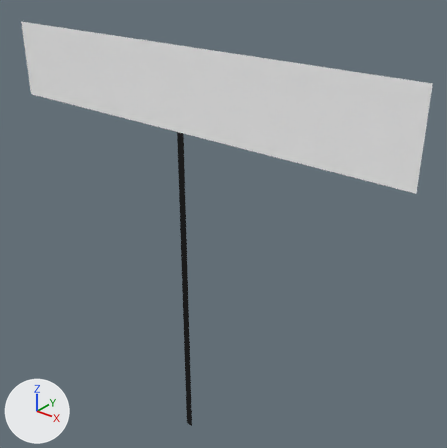
An edit to the glTF model back-ar-maps/app/static/3d_models/sign.glb, drawn before and after from the same camera.
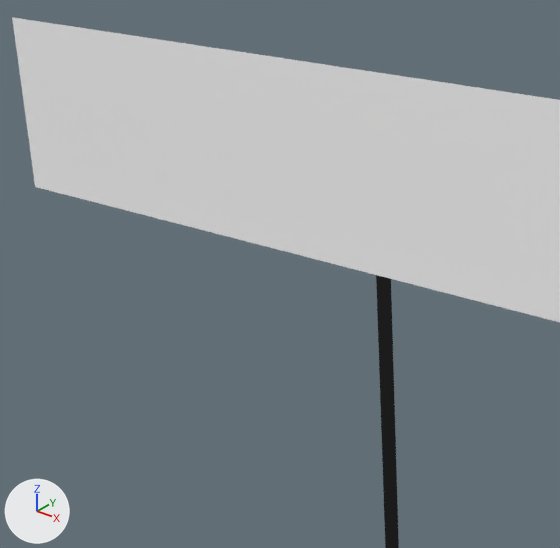
Old and new are each drawn whole from a 50 mm camera at (1.92, -2.55, 1.81) aimed at (0.11, -0.29, 0.41) and again close up on the part from 4% to 57% of the width and 3% to 56% of the height. The lights are fixed; the arrows at lower left show +X, +Y and +Z. Where no turn or scale is listed for an object, it has been applied to the vertices.
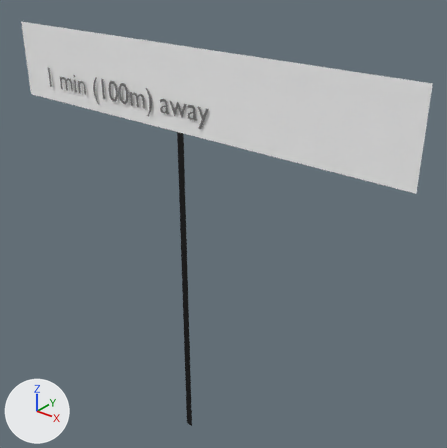
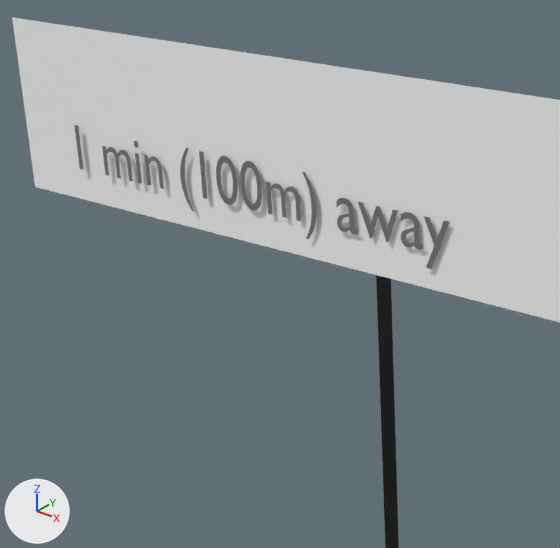
Edits to the bpy script that builds the scene:
```text
Add mat_material_004:
    mat_material_004 = principled_material('Material.004')
    mat_material_004.base_color = (0.193, 0.193, 0.193)  # grey #7a7a7a
Add me_text:
    me_text.from_pydata(...)  # 992 vertices, 970 faces; spans x 0.03..1.163, y 0.0, z -0.034..0.104
    me_text.materials.append(mat_material_004)  # grey #7a7a7a
Add ob_text:
    ob_text = bpy.data.objects.new('Text', me_text)
    ob_text.location = (-0.974, -0.497, 1.009)
```

What differs and where, as boxes [x1, y1, x2, y2] in the close-ups (560 x 548 px):
'Text', added
    after: [74, 125, 450, 269]
